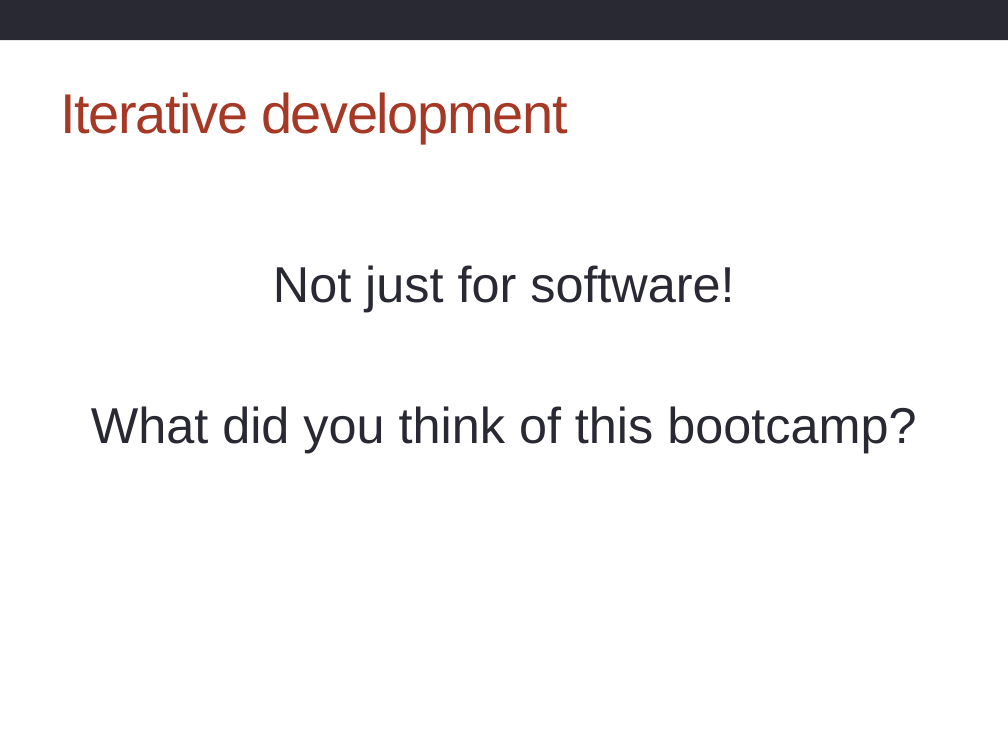
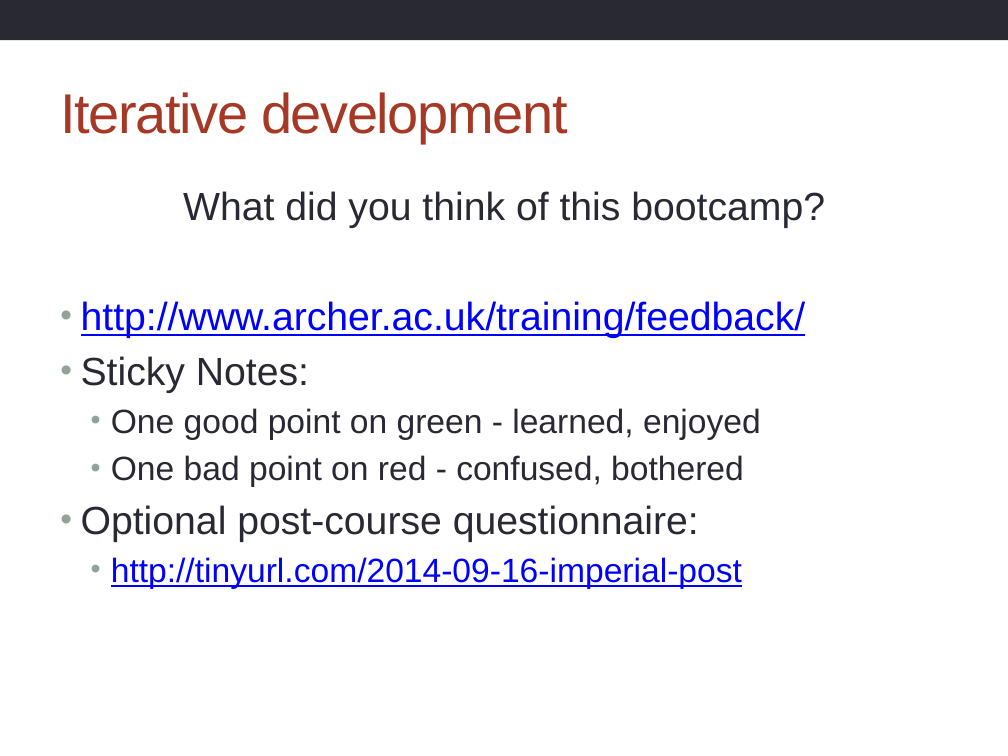
Before and after one commit to hpcarcher/2014-09-16-imperial, a slide deck: slide 7 of archer/Conclusion.pptx. Drawn at 1008x756 pixels with LibreOffice and Linux fonts; fonts in the diff are those of the drawing; background and template pictures are left out. Boxes give left, top, right and bottom in pixels: in the first picture for what was removed or moved away, otherwise in the second. Text is boxed around its words. In the diff, an @@ line names an element or a change of style, - is before the commit and + after.

Commit message:
Redesigned feedback page

```diff
--- a/archer/Conclusion.pptx
+++ b/archer/Conclusion.pptx
@@ text at [183,191,825,228]: size 36 to 28 pt in "What did you think of this bootcamp?"; less space between paragraphs @@
@@ text at [273,265,734,312]: paragraph removed @@
-Not just for software!
@@ text at [81,301,806,589]: paragraphs added @@
+• http://www.archer.ac.uk/training/feedback/
+• Sticky Notes:
+  • One good point on green - learned, enjoyed
+  • One bad point on red - confused, bothered
+• Optional post-course questionnaire:
+  • http://tinyurl.com/2014-09-16-imperial-post
```
Also in this commit, not shown: 1 slide removed.
